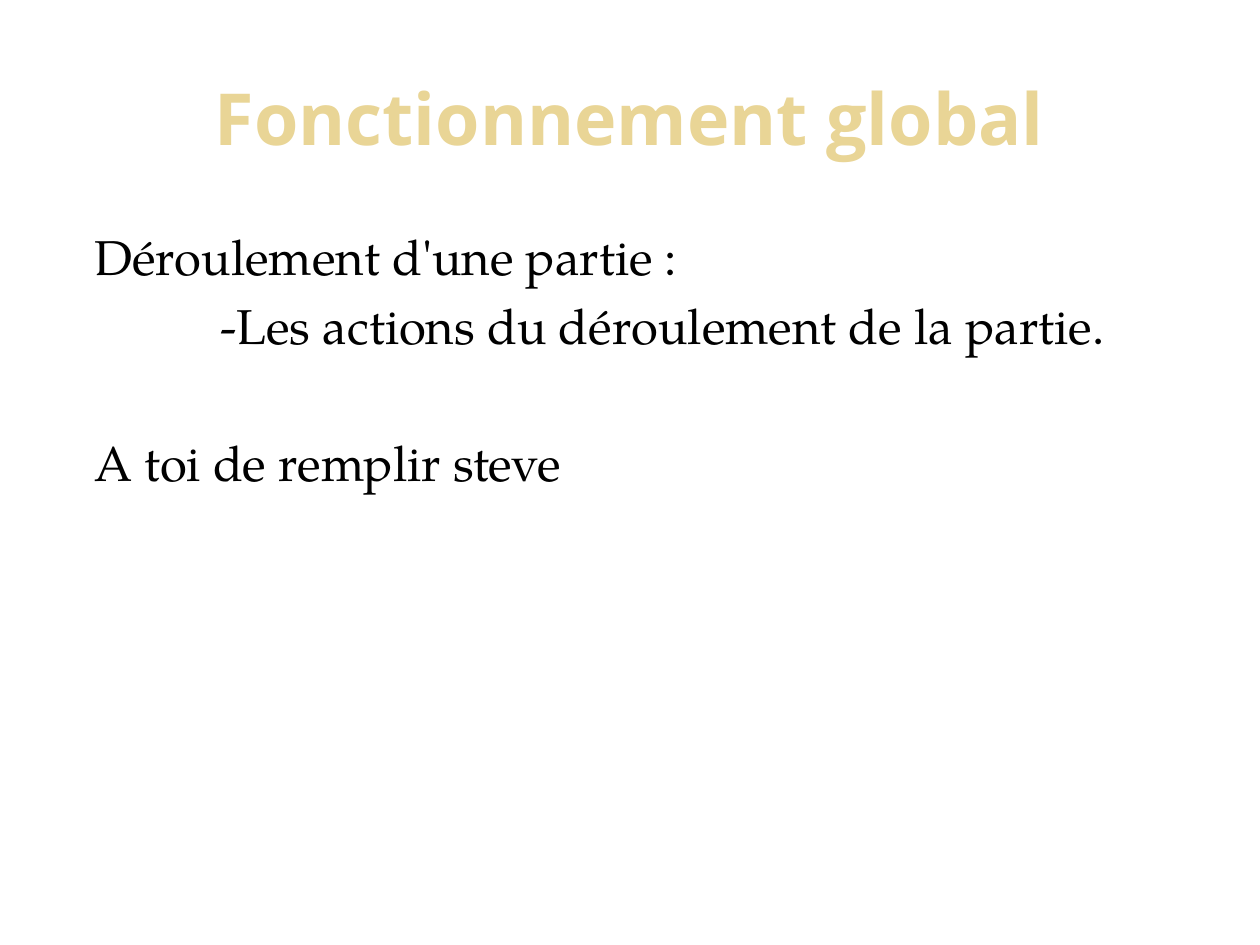
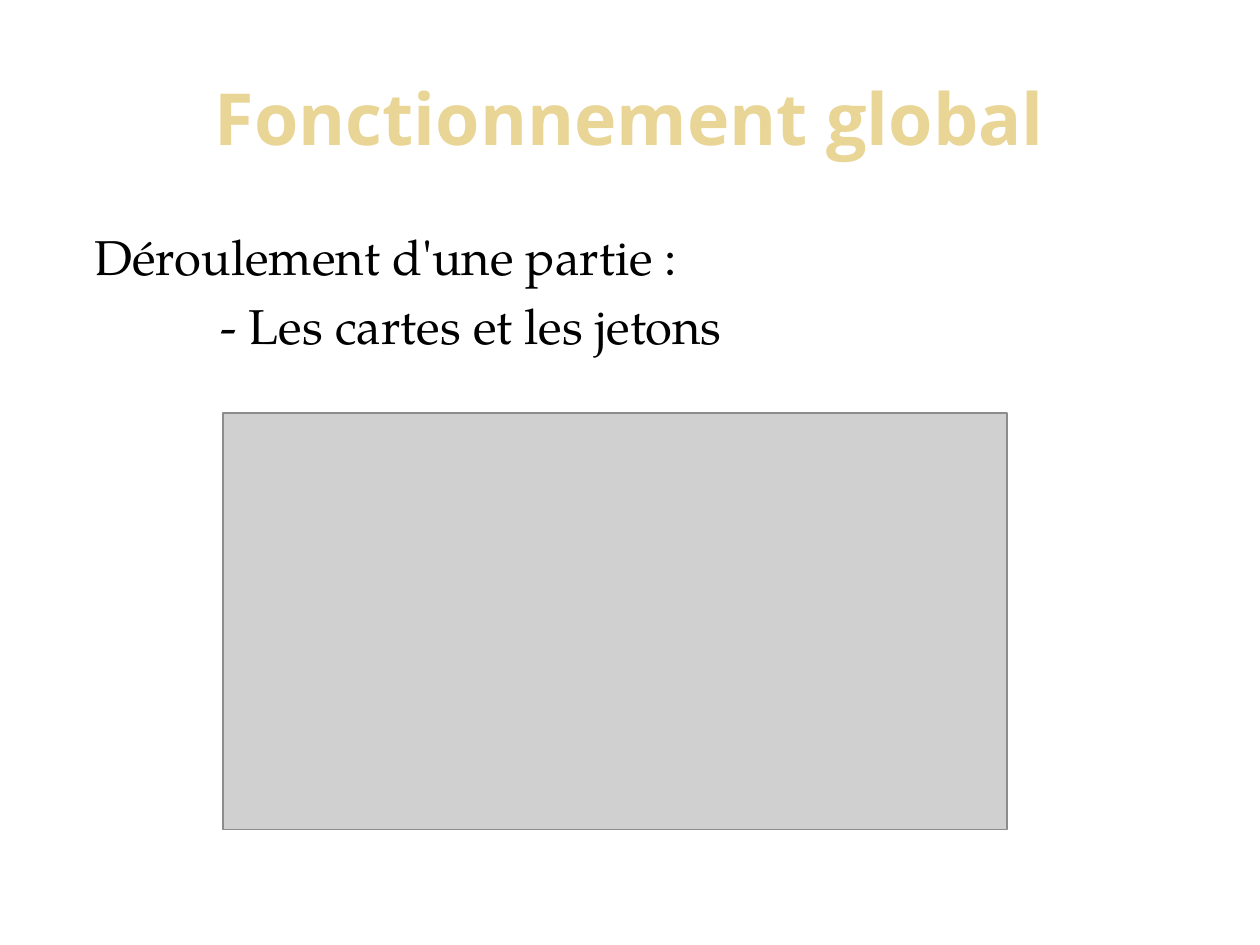
Before and after one commit to congatobu/pokergame-l3, a slide deck: slide 13 of Rapport/PowerPoint/ben-steve.pptx. Drawn at 1260x945 pixels with LibreOffice and Linux fonts; fonts in the diff are those of the drawing; grey boxes stand for pictures; background and template pictures are left out. Boxes give left, top, right and bottom in pixels: in the first picture for what was removed or moved away, otherwise in the second. Text is boxed around its words. In the diff, an @@ line names an element or a change of style, - is before the commit and + after.

```diff
--- a/Rapport/PowerPoint/ben-steve.pptx
+++ b/Rapport/PowerPoint/ben-steve.pptx
@@ text at bbox=[249, 308, 721, 358]: text changed @@
--Les actions du déroulement de la partie.
-A toi de remplir steve
+- Les cartes et les jetons
@@ picture added at bbox=[223, 413, 1007, 830] @@
```
Also in this commit, not shown: 1 other slide changed, 2 slides added.
